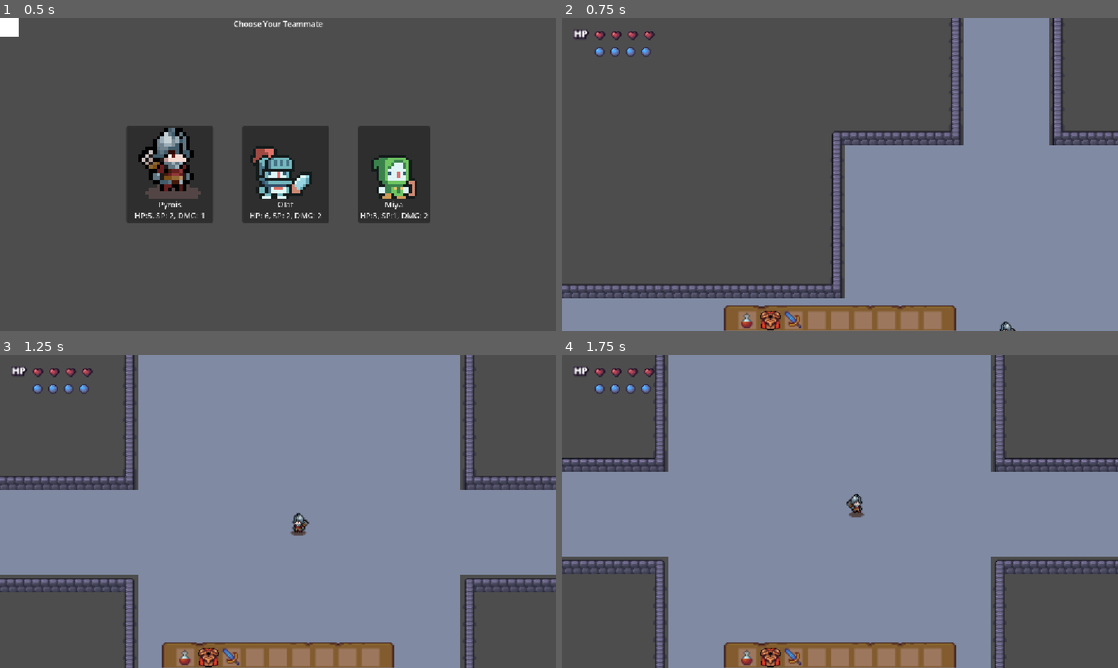
Above: before the commit, frames 1-4 (two rows, left to right).
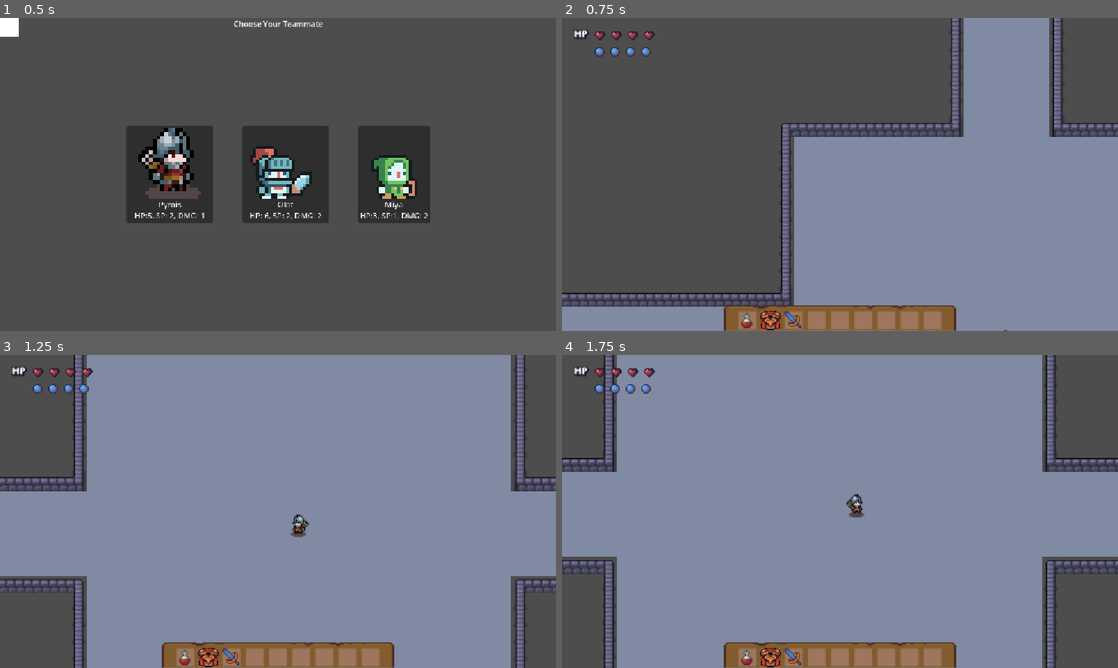
Above: after the commit, the same moments.

Repository: Gumaisme2005/Keep-Fighting-And-Earning
Game: Godot game, scene res://Scene/UI/CharacterSelect.tscn
The game is run twice, just before and just after one commit, with the same random seed, the same clock (stepped at 60 frames per second) and the same inputs.
Inputs (mouse positions are in pixels of both pictures, inside the frame that each line leads up to):
- Up to frame 1 (0.5 s): no input
- Up to frame 2 (0.75 s): click "Pyrois HP:5, SP: 2, DMG: 1" at 0.5 s
- Up to frame 3 (1.25 s): no input
- Up to frame 4 (1.75 s): tap Enter at 1.25 s; move the mouse to (962, 495) at 1.27 s; hold D (move_right) from 1.28 s (still down); click (962, 495) at 1.35 s

Frame 1 is identical in both runs. In frame 2, 9.6% of the frame differs, in the area x 0-100%, y 33-100%; in frame 3, 16%, in the area x 0-100%, y 0-100%; in frame 4, 15%.

Commit message:
Chỉnh sửa cơ chế sinh map [Nguyễn Quang Anh]

Diff:
--- a/Scene/Map/dungeon_generator.gd
+++ b/Scene/Map/dungeon_generator.gd
@@ -4,9 +4,9 @@
 enum RoomType { START, COMBAT, TREASURE, BOSS }
 
 @export var map_seed: String = "ALOALO1234"
-@export var num_rooms: int = 14
+@export var num_rooms: int = 16
 @export var cell_size: int = 40
-@export var room_min_size: int = 15
+@export var room_min_size: int = 16
 @export var room_max_size: int = 25
 
 # --- ĐƯỜNG DẪN SCENE (Đã giữ nguyên theo code của cậu) ---
@@ -64,6 +64,11 @@
 func generate_dungeon():
 	clear()
 	rng.seed = map_seed.hash()
+	build_dungeon_layout()
+	scatter_decorations()
+
+# --- HÀM MỚI: TỰ ĐỘNG XÂY DỰNG TOÀN BỘ KHUNG BẢN ĐỒ ---
+func build_dungeon_layout():
 	room_grid.clear()
 	edges.clear()
 	generated_rooms.clear()
@@ -84,19 +89,48 @@
 			room_grid[new_pos] = true
 			edges.append([pick, new_pos])
 
-	var possible_treasure_rooms = range(1, num_rooms - 1)
-	var treasure_indices = []
+	# ========================================================
+	# THUẬT TOÁN BFS: TÌM PHÒNG CÁCH XA PHÒNG START (0, 0) NHẤT
+	# ========================================================
+	var adj_list = {}
+	for pos in room_grid.keys():
+		adj_list[pos] = []
+	for edge in edges:
+		adj_list[edge[0]].append(edge[1])
+		adj_list[edge[1]].append(edge[0])
+
+	var queue = [Vector2i(0, 0)]
+	var visited = {Vector2i(0, 0): true}
+	var boss_grid_pos = Vector2i(0, 0)
+
+	while queue.size() > 0:
+		var current = queue.pop_front()
+		boss_grid_pos = current # Căn phòng cuối cùng được duyệt sẽ là phòng xa nhất!
+
+		for neighbor in adj_list[current]:
+			if not visited.has(neighbor):
+				visited[neighbor] = true
+				queue.append(neighbor)
+	# ========================================================
+
+	# 1. Chọn phòng kho báu (Loại trừ phòng Start và Boss)
+	var available_rooms = room_grid.keys().duplicate()
+	available_rooms.erase(Vector2i(0, 0))
+	available_rooms.erase(boss_grid_pos)
+
+	var treasure_positions = []
 	var num_treasure_rooms = rng.randi_range(2, 3)
-	num_treasure_rooms = min(num_treasure_rooms, possible_treasure_rooms.size())
+	num_treasure_rooms = min(num_treasure_rooms, available_rooms.size())
 
 	for i in range(num_treasure_rooms):
-		var random_pick_idx = rng.randi() % possible_treasure_rooms.size()
-		treasure_indices.append(possible_treasure_rooms[random_pick_idx])
-		possible_treasure_rooms.remove_at(random_pick_idx)
+		var pick_idx = rng.randi() % available_rooms.size()
+		treasure_positions.append(available_rooms[pick_idx])
+		available_rooms.remove_at(pick_idx)
 
 	var actual_rooms_dict = {}
 	var room_index = 0
 
+	# 2. Xây phòng và phân loại dựa trên tọa độ (thay vì thứ tự)
 	for grid_pos in room_grid.keys():
 		var rw = rng.randi_range(room_min_size, room_max_size)
 		var rh = rng.randi_range(room_min_size, room_max_size)
@@ -107,20 +141,23 @@
 		actual_rooms_dict[grid_pos] = main_rect
 		generated_rooms.append(main_rect)
 
-		if room_index == 0: room_types.append(RoomType.START)
-		elif room_index == num_rooms - 1: room_types.append(RoomType.BOSS)
-		elif room_index in treasure_indices: room_types.append(RoomType.TREASURE)
-		else: room_types.append(RoomType.COMBAT)
-
-		# Xây phòng dáng hữu cơ
+		# Gán loại phòng chuẩn xác
+		if grid_pos == Vector2i(0, 0):
+			room_types.append(RoomType.START)
+		elif grid_pos == boss_grid_pos:
+			room_types.append(RoomType.BOSS)
+		elif grid_pos in treasure_positions:
+			room_types.append(RoomType.TREASURE)
+		else:
+			room_types.append(RoomType.COMBAT)
+
 		carve_room(main_rect)
-
-		# Trồng thêm cột cản đạn nếu là phòng đánh nhau
 		if room_types[room_index] == RoomType.COMBAT or room_types[room_index] == RoomType.BOSS:
 			decorate_pillars(main_rect)
 
 		room_index += 1
 
+	# 3. Nối hành lang và xây tường bao quanh
 	for edge in edges:
 		var r1 = actual_rooms_dict[edge[0]]
 		var r2 = actual_rooms_dict[edge[1]]
@@ -130,7 +167,6 @@
 		else: carve_corridor_h(c1.x, c2.x, c1.y)
 
 	build_walls()
-	scatter_decorations()
 
 # --- CÁC HÀM XÂY DỰNG ---
 func carve_room(room: Rect2i):
@@ -184,6 +220,62 @@
 		set_cell(LAYER_FLOOR, Vector2i(px+1, py+1), SOURCE_WALLS, WALL_COORD)
 
 func scatter_decorations():
+	# ĐỊNH NGHĨA CÁC KHUÔN MẪU KHỐI (PATTERNS)
+	# Số 1 đại diện cho ô sẽ đặt đồ, số 0 là ô trống.
+	# Mỗi mảng bên trong là một hàng (Y), các phần tử trong mảng là cột (X).
+	# ĐỊNH NGHĨA CÁC KHUÔN MẪU KHỐI (PATTERNS)
+	var decor_patterns = [
+		# 1. Khối vuông 2x2
+		[
+			[1, 1],
+			[1, 1]
+		],
+		# 2. Hình chữ L góc vuông
+		[
+			[1, 0],
+			[1, 1]
+		],
+		# 3. Hình bậc thang
+		[
+			[1, 0, 0],
+			[0, 1, 0],
+			[0, 0, 1]
+		],
+		# 4. Cụm chữ T
+		[
+			[1, 1, 1],
+			[0, 1, 0]
+		],
+		# --- CÁC HÌNH KHỐI MỚI ---
+		# 5. Hình dấu cộng 5x5
+		[
+			[0, 0, 1, 0, 0],
+			[0, 0, 1, 0, 0],
+			[1, 1, 1, 1, 1],
+			[0, 0, 1, 0, 0],
+			[0, 0, 1, 0, 0]
+		],
+		# 6. Hình chữ Z
+		[
+			[1, 1, 0],
+			[0, 1, 0],
+			[0, 1, 1]
+		],
+		# 7. Hình vuông 3x3
+		[
+			[1, 1, 1],
+			[1, 1, 1],
+			[1, 1, 1]
+		],
+		# 8. Hình vuông to 4x4
+		[
+			[1, 1, 1, 1],
+			[1, 1, 1, 1],
+			[1, 1, 1, 1],
+			[1, 1, 1, 1]
+		]
+	]
+
 	# Duyệt qua từng phòng đã tạo
 	for i in range(generated_rooms.size()):
 		var room = generated_rooms[i]
@@ -193,43 +285,49 @@
 			continue
 
 		var center = room.get_center()
-		# Số lượng cụm đồ đạc trong 1 phòng (từ 2 đến 5 cụm tùy độ to của phòng)
-		var num_clusters = rng.randi_range(2, 5)
+		# Số lượng cụm đồ đạc trong 1 phòng (ít lại một chút vì giờ 1 cụm rất to)
+		var num_clusters = rng.randi_range(1, 3)
 
 		for c in range(num_clusters):
-			# 1. Tìm một điểm neo (Anchor) ngẫu nhiên trong phòng
-			var anchor_x = rng.randi_range(room.position.x + 2, room.end.x - 3)
-			var anchor_y = rng.randi_range(room.position.y + 2, room.end.y - 3)
+			# 1. Bốc ngẫu nhiên 1 khuôn mẫu
+			var selected_pattern = decor_patterns[rng.randi() % decor_patterns.size()]
+			var pattern_height = selected_pattern.size()
+			var pattern_width = selected_pattern[0].size()
+
+			# 2. Tìm một điểm neo (Góc trên cùng bên trái của khuôn mẫu)
+			# Phải trừ đi kích thước pattern để khối đồ không bị đâm xuyên ra ngoài tường
+			var anchor_x = rng.randi_range(room.position.x + 2, room.end.x - pattern_width - 2)
+			var anchor_y = rng.randi_range(room.position.y + 2, room.end.y - pattern_height - 2)
 			var anchor = Vector2i(anchor_x, anchor_y)
 
-			# Kiểm tra: Không rải đồ ở hành lang, và không rải quá gần TÂM PHÒNG (để dành chỗ đánh nhau)
-			if corridor_cells.has(anchor) or anchor.distance_to(center) < 3.0:
+			# Kiểm tra xem điểm neo này có quá gần tâm phòng (chỗ đánh nhau) không
+			if anchor.distance_to(center) < 4.0:
 				continue
 
-			# 2. Bốc ngẫu nhiên 1 loại đồ vật cho TOÀN BỘ cụm này (ví dụ: toàn thùng gỗ)
+			# 3. Bốc ngẫu nhiên 1 loại đồ vật cho TOÀN BỘ cụm này (để trông đồng nhất)
 			var cluster_decor = decor_coords[rng.randi() % decor_coords.size()]
 
-			# 3. Tạo hình dáng cụm (1 đến 4 đồ vật xếp dính vào nhau)
-			var cluster_size = rng.randi_range(1, 4)
-			var items_placed = 0
-
-			# Các hướng để xếp đồ dính vào nhau (tạo hình vuông, hình chữ L)
-			var offsets = [Vector2i(0,0), Vector2i(1,0), Vector2i(0,1), Vector2i(1,1), Vector2i(-1,0), Vector2i(0,-1)]
-			offsets.shuffle() # Xáo trộn mảng để hình dáng đống đồ ngẫu nhiên
-
-			for offset in offsets:
-				var target_cell = anchor + offset
-
-				# Kiểm tra xem ô này có phải là mặt sàn hợp lệ, không phải hành lang, và chưa có đồ vật nào không
-				if get_cell_atlas_coords(LAYER_FLOOR, target_cell) == FLOOR_COORD:
-					if not corridor_cells.has(target_cell):
-						if get_cell_source_id(LAYER_DECOR, target_cell) == -1: # Ô Decor đang trống
-							set_cell(LAYER_DECOR, target_cell, SOURCE_OBJECTS, cluster_decor)
-							items_placed += 1
-
-				# Đã đặt đủ số lượng đồ cho cụm này thì dừng lại
-				if items_placed >= cluster_size:
-					break
+			# 4. Kiểm tra trước: Liệu TOÀN BỘ khu vực ốp pattern này có vướng hành lang không?
+			var can_place = true
+			for y in range(pattern_height):
+				for x in range(pattern_width):
+					if selected_pattern[y][x] == 1:
+						var check_cell = anchor + Vector2i(x, y)
+						if corridor_cells.has(check_cell) or get_cell_atlas_coords(LAYER_FLOOR, check_cell) != FLOOR_COORD:
+							can_place = false
+							break
+				if not can_place: break
+
+			# 5. Nếu khu vực trống trải hợp lệ, tiến hành "xây" đồ vật theo khuôn!
+			if can_place:
+				for y in range(pattern_height):
+					for x in range(pattern_width):
+						# Chỉ đặt đồ ở những ô có số 1 trong khuôn mẫu
+						if selected_pattern[y][x] == 1:
+							var target_cell = anchor + Vector2i(x, y)
+							# Đảm bảo chưa có đồ nào khác đè lên trước đó
+							if get_cell_source_id(LAYER_DECOR, target_cell) == -1:
+								set_cell(LAYER_DECOR, target_cell, SOURCE_OBJECTS, cluster_decor)
 
 # --- THẢ QUÁI / PLAYER ---
 func spawn_entities():
@@ -302,7 +400,7 @@
 			var trap_positions = [] # Mảng chứa tọa độ của các bẫy sẽ sinh ra
 
 			# Lăn xúc xắc để chọn ngẫu nhiên 1 trong 3 sơ đồ bẫy
-			var pattern_type = rng.randi() % 3
+			var pattern_type = rng.randi() % 2
 
 			if pattern_type == 0:
 				# SƠ ĐỒ 1: HÌNH CHỮ THẬP (CROSS)
@@ -324,15 +422,6 @@
 				trap_positions.append(center + Vector2i(-offset, offset))  # Góc dưới-trái
 				trap_positions.append(center + Vector2i(offset, offset))   # Góc dưới-phải
 
-			elif pattern_type == 2:
-				# SƠ ĐỒ 3: VÒNG TRÒN LỬA (SQUARE RING)
-				# Vẽ một viền vuông rỗng bao quanh tâm (cách tâm 2 ô)
-				var radius = 2
-				for x in range(center.x - radius, center.x + radius + 1):
-					for y in range(center.y - radius, center.y + radius + 1):
-						# Chỉ lấy các ô nằm ở rìa viền ngoài
-						if x == center.x - radius or x == center.x + radius or y == center.y - radius or y == center.y + radius:
-							trap_positions.append(Vector2i(x, y))
 
 			# BẮT ĐẦU RẢI BẪY LÊN BẢN ĐỒ DỰA TRÊN SƠ ĐỒ ĐÃ CHỌN
 			for tile_pos in trap_positions:
@@ -400,78 +489,14 @@
 	current_level += 1
 	print("🚀 Đang dịch chuyển đến Hầm ngục tầng ", current_level, "...")
 
-	# 1. Dọn dẹp sạch sẽ bản đồ cũ (Giữ lại duy nhất Player)
 	for child in get_children():
 		if child != the_player and not child is Camera2D:
 			child.queue_free()
 
-	# 2. Xóa gạch nền cũ
 	clear()
-
-	# 3. Ép Seed mới một cách CỐ ĐỊNH để hỗ trợ tính năng Replay Run
 	rng.seed = (map_seed + "_" + str(current_level)).hash()
 
-	# 4. Sinh lại các phòng và vẽ lại tường
-	room_grid.clear()
-	edges.clear()
-	generated_rooms.clear()
-	room_types.clear()
-	corridor_cells.clear()
-
-	# (Copy lại phần lõi của hàm generate_dungeon cũ)
-	var current_pos = Vector2i(0, 0)
-	room_grid[current_pos] = true
-	var directions = [Vector2i(0, 1), Vector2i(0, -1), Vector2i(1, 0), Vector2i(-1, 0)]
-
-	while room_grid.size() < num_rooms:
-		var rooms_array = room_grid.keys()
-		var pick = rooms_array[rng.randi() % rooms_array.size()]
-		var dir = directions[rng.randi() % directions.size()]
-		var new_pos = pick + dir
-		if not room_grid.has(new_pos):
-			room_grid[new_pos] = true
-			edges.append([pick, new_pos])
-
-	var possible_treasure_rooms = range(1, num_rooms - 1)
-	var treasure_indices = []
-	var num_treasure_rooms = rng.randi_range(2, 3)
-	num_treasure_rooms = min(num_treasure_rooms, possible_treasure_rooms.size())
-	for i in range(num_treasure_rooms):
-		var random_pick_idx = rng.randi() % possible_treasure_rooms.size()
-		treasure_indices.append(possible_treasure_rooms[random_pick_idx])
-		possible_treasure_rooms.remove_at(random_pick_idx)
-
-	var actual_rooms_dict = {}
-	var room_index = 0
-	for grid_pos in room_grid.keys():
-		var rw = rng.randi_range(room_min_size, room_max_size)
-		var rh = rng.randi_range(room_min_size, room_max_size)
-		var rx = grid_pos.x * cell_size + int((cell_size - rw) / 2.0)
-		var ry = grid_pos.y * cell_size + int((cell_size - rh) / 2.0)
-		var main_rect = Rect2i(rx, ry, rw, rh)
-		actual_rooms_dict[grid_pos] = main_rect
-		generated_rooms.append(main_rect)
-
-		if room_index == 0: room_types.append(RoomType.START)
-		elif room_index == num_rooms - 1: room_types.append(RoomType.BOSS)
-		elif room_index in treasure_indices: room_types.append(RoomType.TREASURE)
-		else: room_types.append(RoomType.COMBAT)
-
-		carve_room(main_rect)
-		if room_types[room_index] == RoomType.COMBAT or room_types[room_index] == RoomType.BOSS:
-			decorate_pillars(main_rect)
-		room_index += 1
-
-	for edge in edges:
-		var r1 = actual_rooms_dict[edge[0]]
-		var r2 = actual_rooms_dict[edge[1]]
-		var c1 = r1.get_center()
-		var c2 = r2.get_center()
-		if edge[0].x == edge[1].x: carve_corridor_v(c1.y, c2.y, c1.x)
-		else: carve_corridor_h(c1.x, c2.x, c1.y)
-
-	build_walls()
+	# Gọi lại hàm dùng chung cho sạch sẽ!
+	build_dungeon_layout()
 	scatter_decorations()
-
-	# 5. Sinh quái, bẫy và bế Player về phòng Start!
 	call_deferred("spawn_entities")
